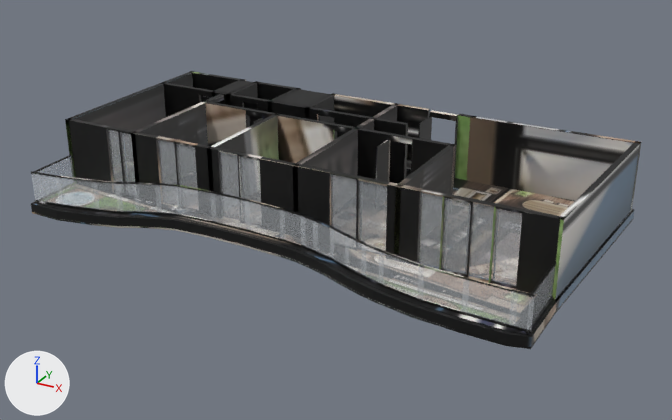
An edit to the glTF model _bake/glb/kent-49/model.glb, drawn before and after from the same camera.
Both versions are drawn from a camera (50 mm lens) standing at (13.42, -23.89, 11.88) and looking at (0.44, -0.28, 0.07). The axes (+X, +Y, +Z) are drawn at lower left. The lights are the same throughout. The picture after the commit comes second. Where no turn or scale is listed for an object, it has been applied to the vertices. Vertices at exactly the same position are counted once.
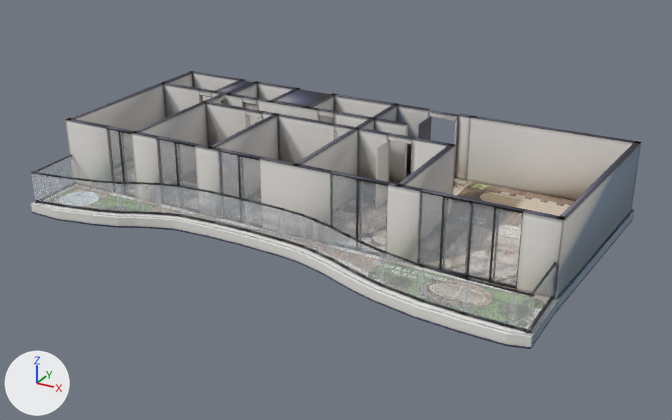
Pixel boxes [x1, y1, x2, y2] of what changed, in the pictures (672 x 420 px):
'Mesh_0', surface changed (black to grey): [31, 71, 641, 349] in both
part 1 of me_mesh_0, reshaped: before [31, 93, 367, 277]; after [31, 90, 634, 348]
part 2 of me_mesh_0, surface changed (black to grey): [32, 71, 640, 349] in both

What changed in the scene script:
```text
Change mat_baked:
    where n3 = _N.new('ShaderNodeMapping'); n3.name = 'Mapping'
    n3.inputs[1].default_value: (0.00142, -14.95, 0.0) -> (0.00109, -14.97, 0.0)  # 'Location'
    n3.inputs[3].default_value: (15.96, 15.95, 1.0) -> (15.92, 15.97, 1.0)  # 'Scale'
Change me_mesh_0:
    used by ob_mesh_0; location = (-8.65, 4.53, -0.36)
    remove me_mesh_0.from_pydata(...)  # 3050 vertices, 5412 faces; spans x 0.0..17.3, y -9.2..0.0, z 0.0..2.6
    add me_mesh_0.from_pydata(...)  # 3694 vertices, 6812 faces; spans x 0.0..17.3, y -9.2..0.0, z 0.0..2.6
    me_mesh_0 part 1: 16 vertices moved within x 0.2..12.0, y -8.6..-0.1, z 0.0..0.4; 16 vertices removed from x 0.1..12.0, y -8.8..-0.1, z 0.4..2.6; 660 vertices added at x 0.0..16.9, y -8.8..-0.1, z 0.0..2.6
    me_mesh_0 part 2: 3398 kept faces spanning x 0.0..17.2, y -9.2..0.0, z 0.0..2.6 get new texture (UV) coordinates
```
